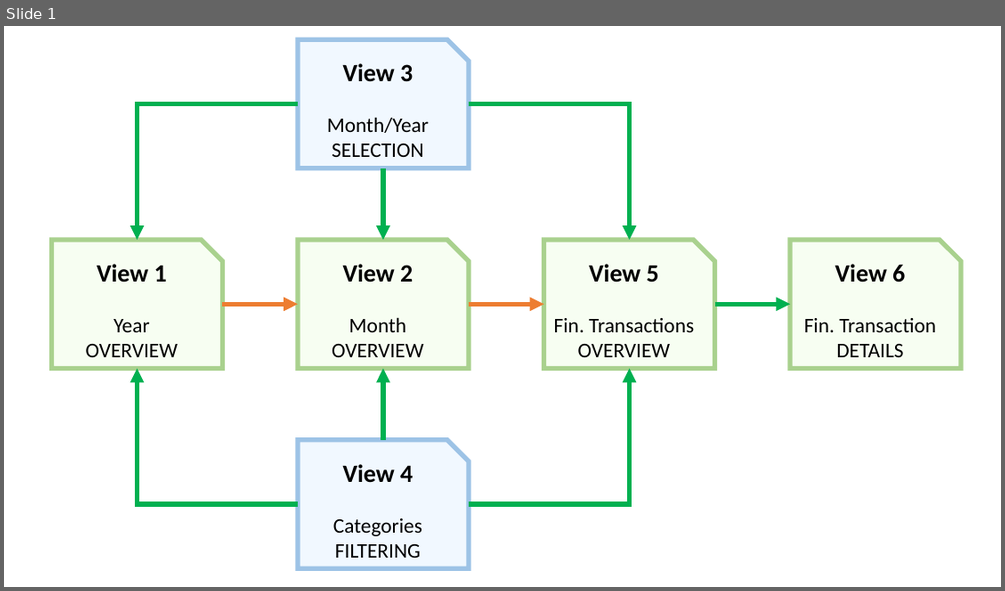
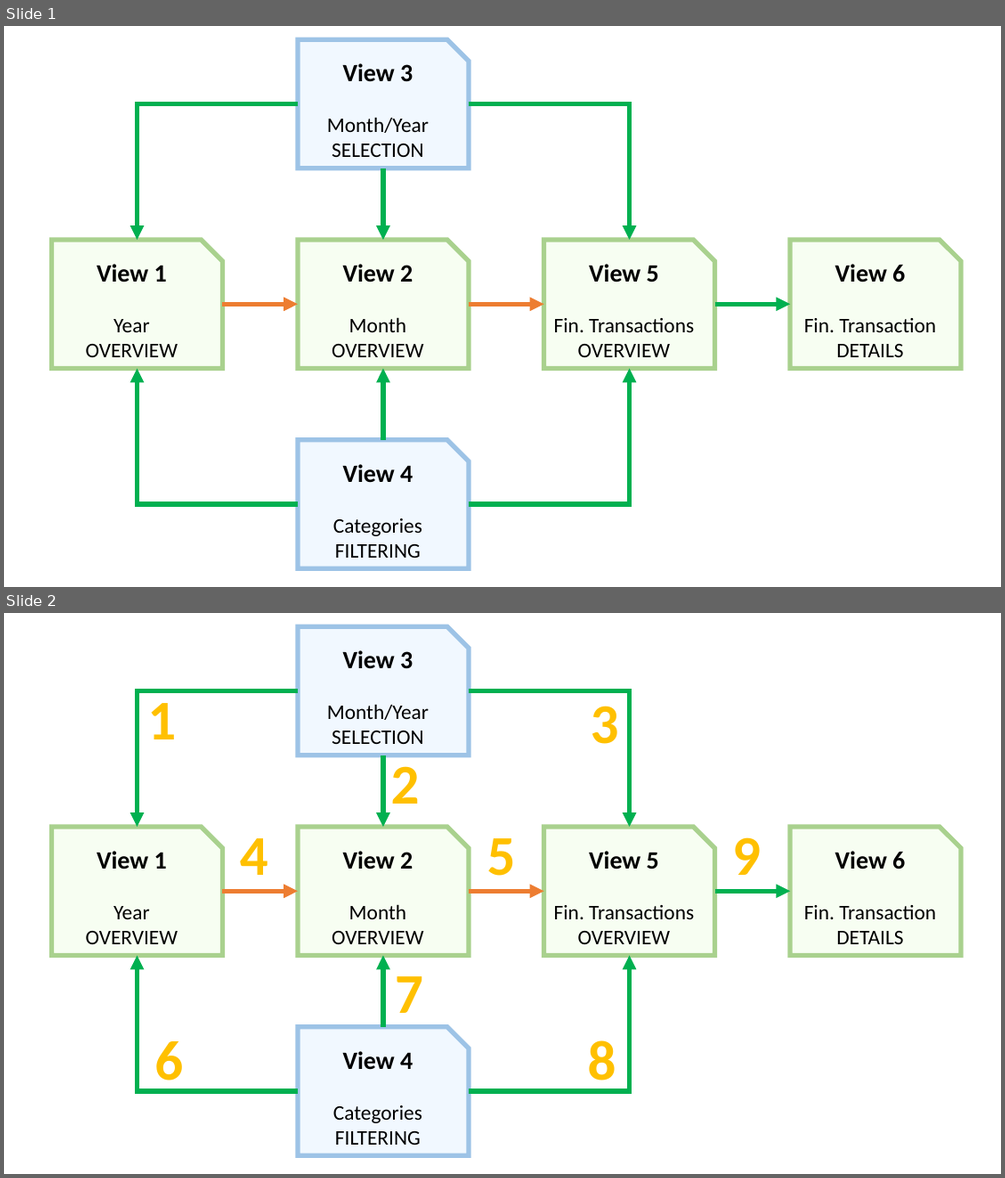
Before and after one commit to klingo/fhnw-mt-vr, a slide deck: 03_Figures/07_Suggestion/NavigationMap.pptx. Shown one above the other, each under a label of ours: slide 1 before the commit, slides 1 and 2 after it. The pictures are 1005x591 and 1005x1178 pixels, drawn with LibreOffice and Linux fonts; fonts in the diff are those of the drawing. Boxes give left, top, right and bottom in pixels: in the first picture for what was removed or moved away, otherwise in the second. Text is boxed around its words. In the diff, an @@ line names an element or a change of style, - is before the commit and + after.

```diff
--- a/03_Figures/07_Suggestion/NavigationMap.pptx
+++ b/03_Figures/07_Suggestion/NavigationMap.pptx
@@ slide 2 added at [4,613,1001,1174], background #FFFFFF @@
@@ snip rect added at [298,626,469,755], fill #E5F2FF at 50% opacity, outline #9DC3E6 4.5 pt, 20 pt, text #000000 @@
+View 3
+Month/Year
+SELECTION
@@ elbow arrow added from (298, 690) to (138, 827), #00B050 4.5 pt @@
@@ elbow arrow added from (469, 690) to (629, 827), #00B050 4.5 pt @@
@@ text added at [147,703,176,739], 54 pt, text #FFC000, bold @@
+1
@@ text added at [591,706,619,744], 54 pt, text #FFC000, bold @@
+3
@@ arrow added from (383, 755) to (383, 827), #00B050 4.5 pt @@
@@ text added at [391,756,420,803], 54 pt, text #FFC000, bold @@
+2
@@ snip rect added at [52,827,223,956], fill #F1FEE7 at 50% opacity, outline #A9D18E 4.5 pt, 20 pt, text #000000 @@
+View 1
+Year
+OVERVIEW
@@ text added at [240,838,268,875], 54 pt, text #FFC000, bold @@
+4
@@ snip rect added at [298,827,469,956], fill #F1FEE7 at 50% opacity, outline #A9D18E 4.5 pt, 20 pt, text #000000 @@
+View 2
+Month
+OVERVIEW
@@ text added at [487,838,516,876], 54 pt, text #FFC000, bold @@
+5
@@ snip rect added at [544,827,715,956], fill #F1FEE7 at 50% opacity, outline #A9D18E 4.5 pt, 20 pt, text #000000 @@
+View 5
+Fin. Transactions
+OVERVIEW
@@ text added at [732,837,760,875], 54 pt, text #FFC000, bold @@
+9
@@ snip rect added at [790,827,961,956], fill #F1FEE7 at 50% opacity, outline #A9D18E 4.5 pt, 20 pt, text #000000 @@
+View 6
+Fin. Transaction
+DETAILS
@@ arrow added from (222, 892) to (298, 892), #ED7D31 4.5 pt @@
@@ arrow added from (469, 892) to (544, 892), #ED7D31 4.5 pt @@
@@ arrow added from (715, 892) to (790, 892), #00B050 4.5 pt @@
@@ elbow arrow added from (298, 1091) to (138, 956), #00B050 4.5 pt @@
@@ arrow added from (383, 1027) to (383, 956), #00B050 4.5 pt @@
@@ elbow arrow added from (469, 1091) to (629, 956), #00B050 4.5 pt @@
@@ text added at [395,976,423,1026], 54 pt, text #FFC000, bold @@
+7
@@ snip rect added at [298,1027,469,1155], fill #E5F2FF at 50% opacity, outline #9DC3E6 4.5 pt, 20 pt, text #000000 @@
+View 4
+Categories
+FILTERING
@@ text added at [154,1041,183,1093], 54 pt, text #FFC000, bold @@
+6
@@ text added at [588,1040,616,1093], 54 pt, text #FFC000, bold @@
+8
```
Also in this commit, not shown: 13 other files.
